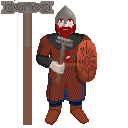
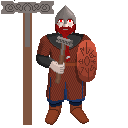
Layer changes from the first 128 x 128 image to the second:
painted on "Background" over [65, 45, 69, 55]
